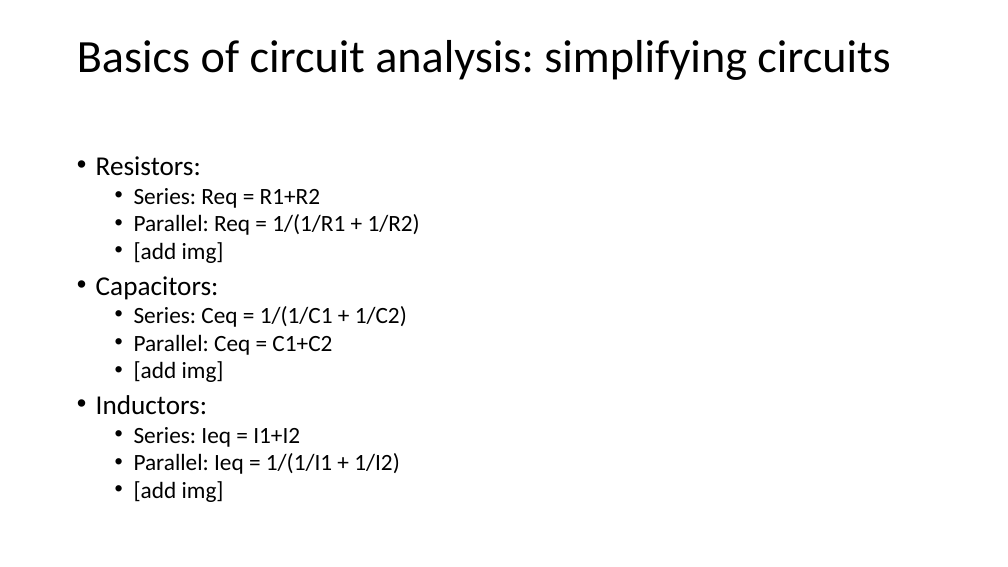
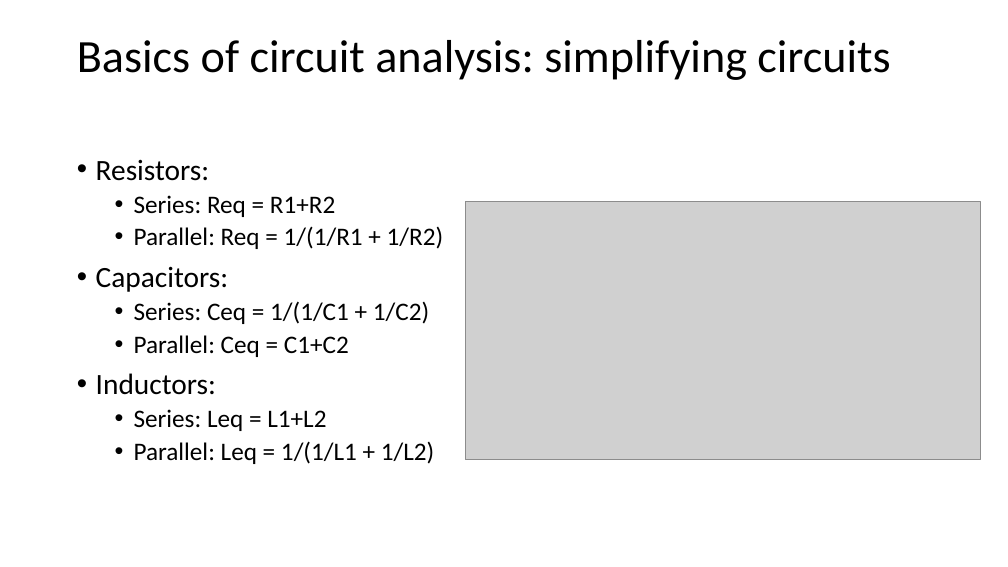
Before and after one commit to Runtime-Learner/McGill-BattleBots-Club, a slide deck: slide 7 of ECSE/Workshop-1/workshop1.pptx (slide 5 before the commit). Drawn at 1008x567 pixels with LibreOffice and Linux fonts; fonts in the diff are those of the drawing; grey boxes stand for pictures. Boxes give left, top, right and bottom in pixels: in the first picture for what was removed or moved away, otherwise in the second. Text is boxed around its words. In the diff, an @@ line names an element or a change of style, - is before the commit and + after.

```diff
--- a/ECSE/Workshop-1/workshop1.pptx
+++ b/ECSE/Workshop-1/workshop1.pptx
@@ text at box(96, 159, 444, 395): size 25.9 to 28 pt in "Resistors:", "Capacitors:", "Inductors:"; size 22.2 to 24 pt in "Series: Req = R1+R2", "Parallel: Req = 1/(1/R1 + 1/R2)", "Series: Ceq = 1/(1/C1 + 1/C2)", "Parallel: Ceq = C1+C2"; line spacing 0.8 to 0.9 @@
@@ picture added at box(465, 202, 981, 461) @@
@@ text at box(134, 242, 224, 263): paragraph removed @@
-  • [add img]
@@ text at box(134, 361, 224, 382): paragraph removed @@
-  • [add img]
@@ text at box(134, 409, 434, 464): text changed; size 22.2 to 24 pt @@
-  • Series: Ieq = I1+I2
-  • Parallel: Ieq = 1/(1/I1 + 1/I2)
-  • [add img]
+  • Series: Leq = L1+L2
+  • Parallel: Leq = 1/(1/L1 + 1/L2)
```
Also in this commit, not shown: 4 other slides changed, 2 slides added, 4 other files.
